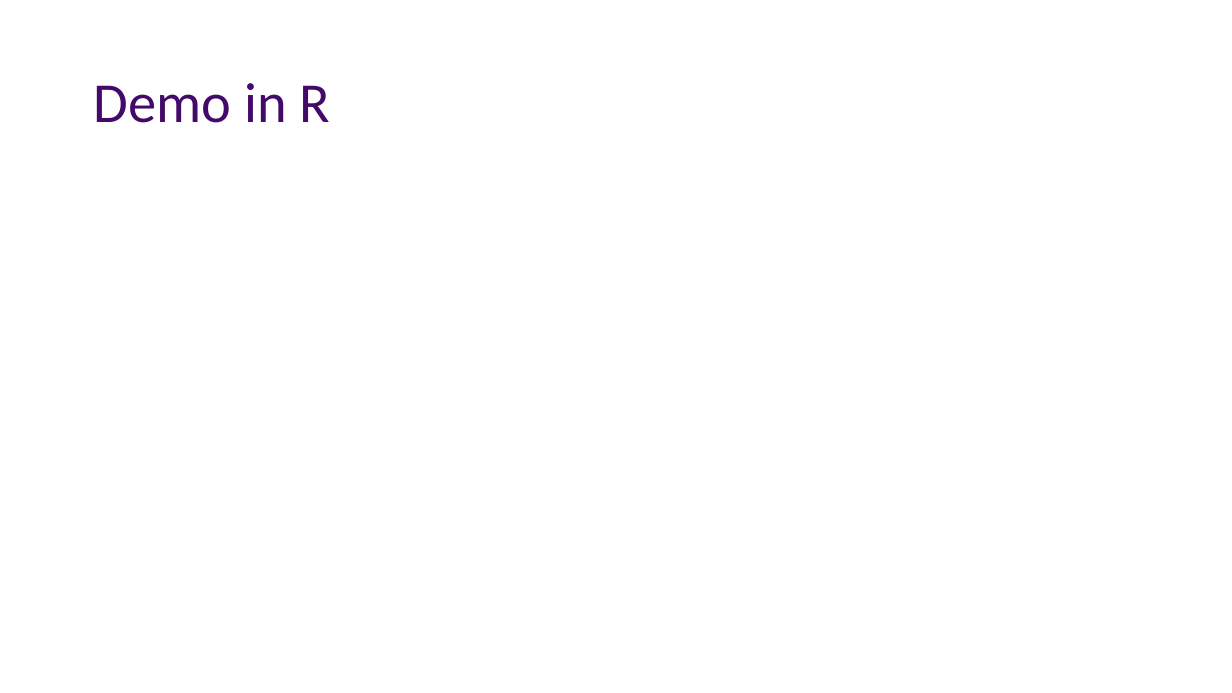
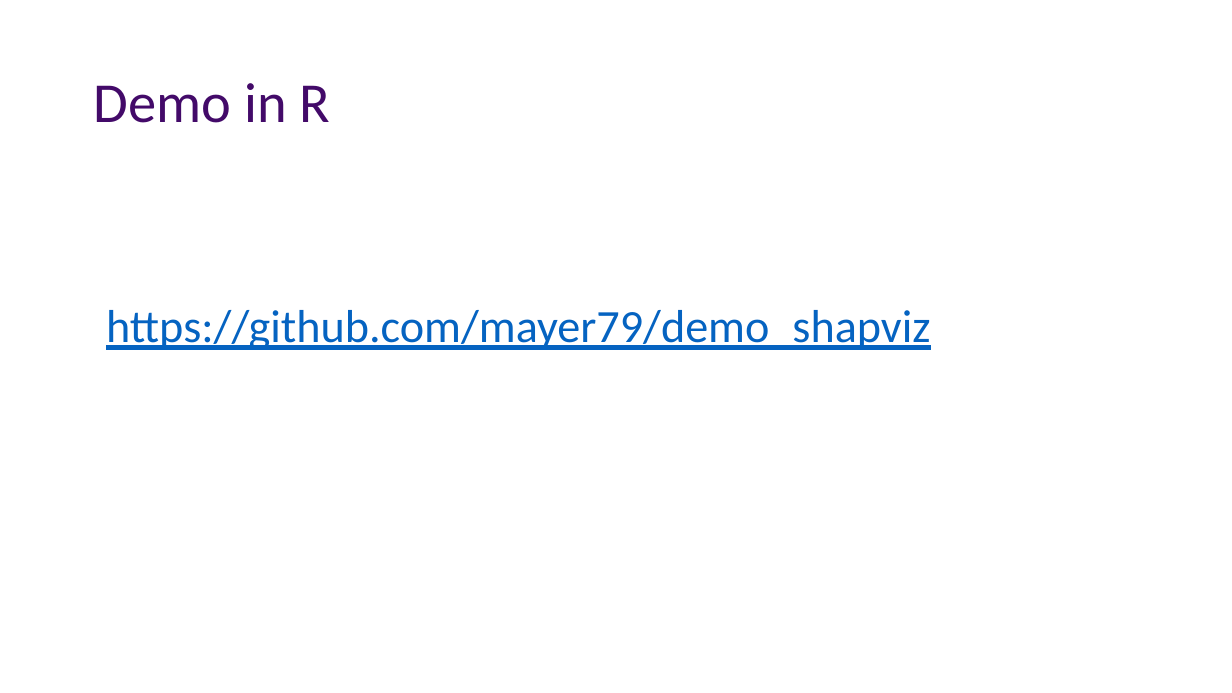
Before and after one commit to mayer79/demo_shapviz, a slide deck: slide 6 of SHAP in R.pptx (slide 7 before the commit). Drawn at 1232x693 pixels with LibreOffice and Linux fonts; fonts in the diff are those of the drawing. Boxes give left, top, right and bottom in pixels: in the first picture for what was removed or moved away, otherwise in the second. Text is boxed around its words. In the diff, an @@ line names an element or a change of style, - is before the commit and + after.

```diff
--- a/SHAP in R.pptx
+++ b/SHAP in R.pptx
@@ text added at (106,310,931,350), 36 pt, text #0563C1, underline @@
+https://github.com/mayer79/demo_shapviz
```
Also in this commit, not shown: 2 other slides changed, 1 slide removed, 3 other files.
